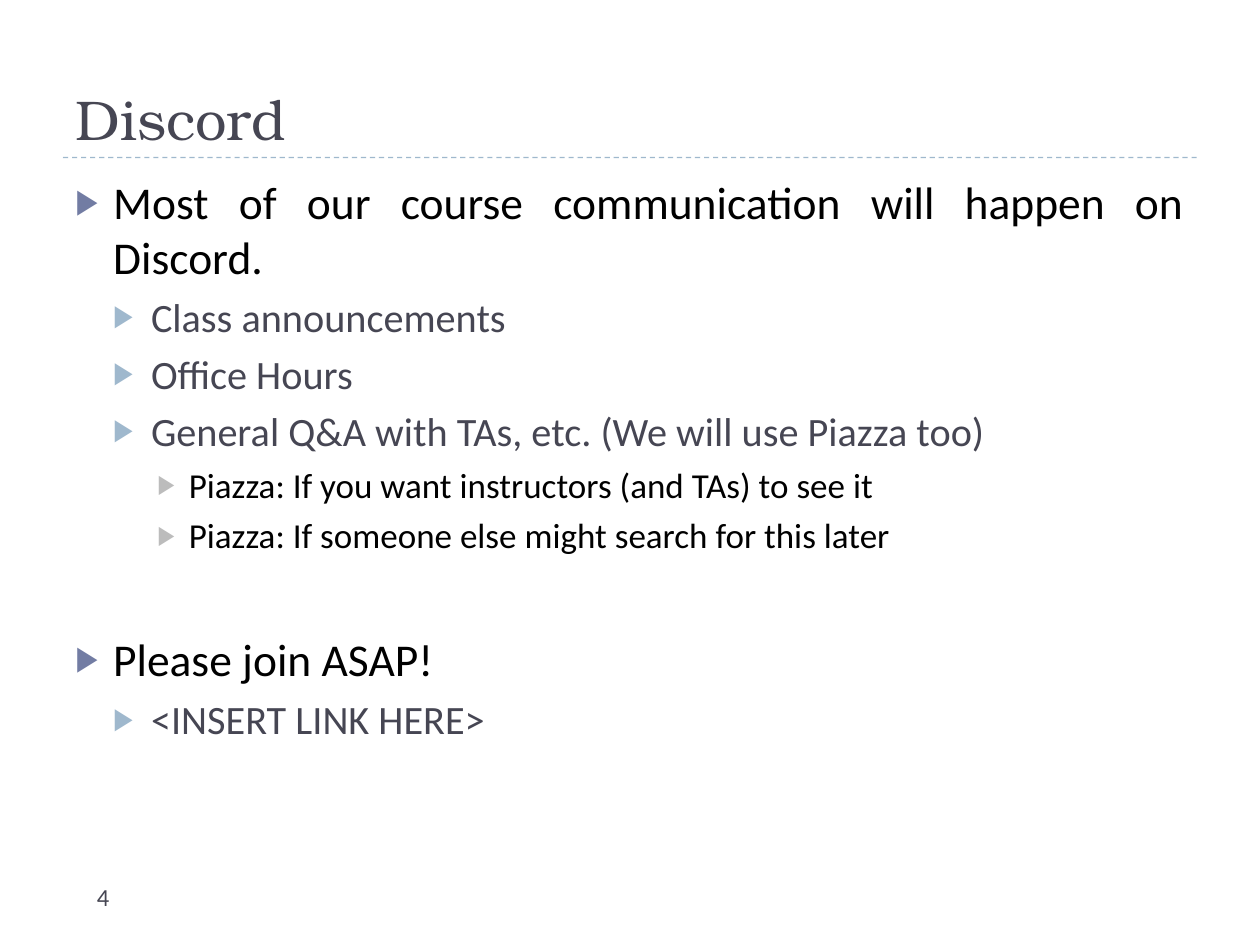
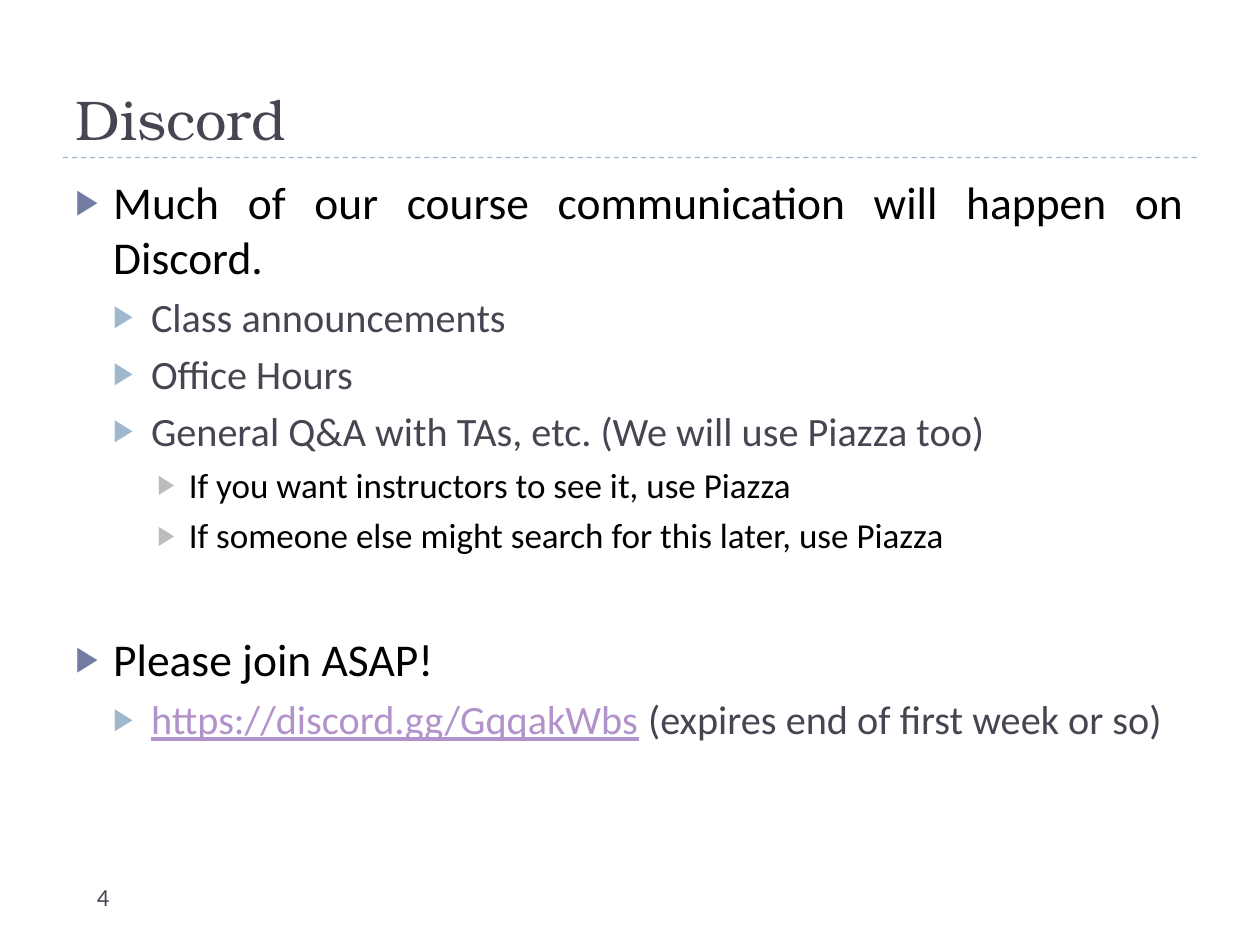
Before and after one commit to uva-cs/cs4102-f21, a slide deck: slide 4 of slides/courseintroduction.pptx. Drawn at 1260x945 pixels with LibreOffice and Linux fonts; fonts in the diff are those of the drawing. Boxes give left, top, right and bottom in pixels: in the first picture for what was removed or moved away, otherwise in the second. Text is boxed around its words. In the diff, an @@ line names an element or a change of style, - is before the commit and + after.

Commit message:
updated syllabus and first day slides on collaboration etc.

```diff
--- a/slides/courseintroduction.pptx
+++ b/slides/courseintroduction.pptx
@@ text at box(113, 187, 1183, 275): text changed @@
-▶ Most of our course communication will happen on Discord.
+▶ Much of our course communication will happen on Discord.
@@ text at box(189, 474, 944, 554): text changed @@
-    ▶ Piazza: If you want instructors (and TAs) to see it
-    ▶ Piazza: If someone else might search for this later
+    ▶ If you want instructors to see it, use Piazza
+    ▶ If someone else might search for this later, use Piazza
@@ text at box(151, 705, 1161, 741): text changed; text colour #464653 to #B292CA @@
-  ▶ <INSERT LINK HERE>
+  ▶ https://discord.gg/GqqakWbs (expires end of first week or so)
```
Also in this commit, not shown: 9 other slides changed, 2 slides added, 3 other files.
